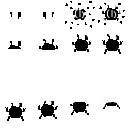
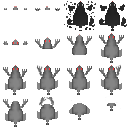
Revision of a layered w=128, h=128 image; what changed, layer by layer:
removed layer "Layer 2" over [43, 12, 54, 19]
moved "Layer 11" above "Layer 10", painted on it over [3, 3, 125, 127]
removed layer "Layer 6" over [102, 34, 123, 54]
removed layer "Layer 5" over [72, 34, 91, 52]
removed layer "Layer 4" over [39, 39, 58, 50]
removed layer "Layer 3" over [8, 41, 21, 49]
removed layer "Layer 1" over [10, 12, 21, 19]
painted on "Layer 10" over [3, 1, 127, 109]
removed layer "Layer 9" over [70, 100, 89, 115]
removed layer "Layer 8" over [37, 100, 58, 119]
removed layer "Layer 7" over [5, 102, 26, 121]
removed layer "Layer 12" over [65, 1, 95, 29]
